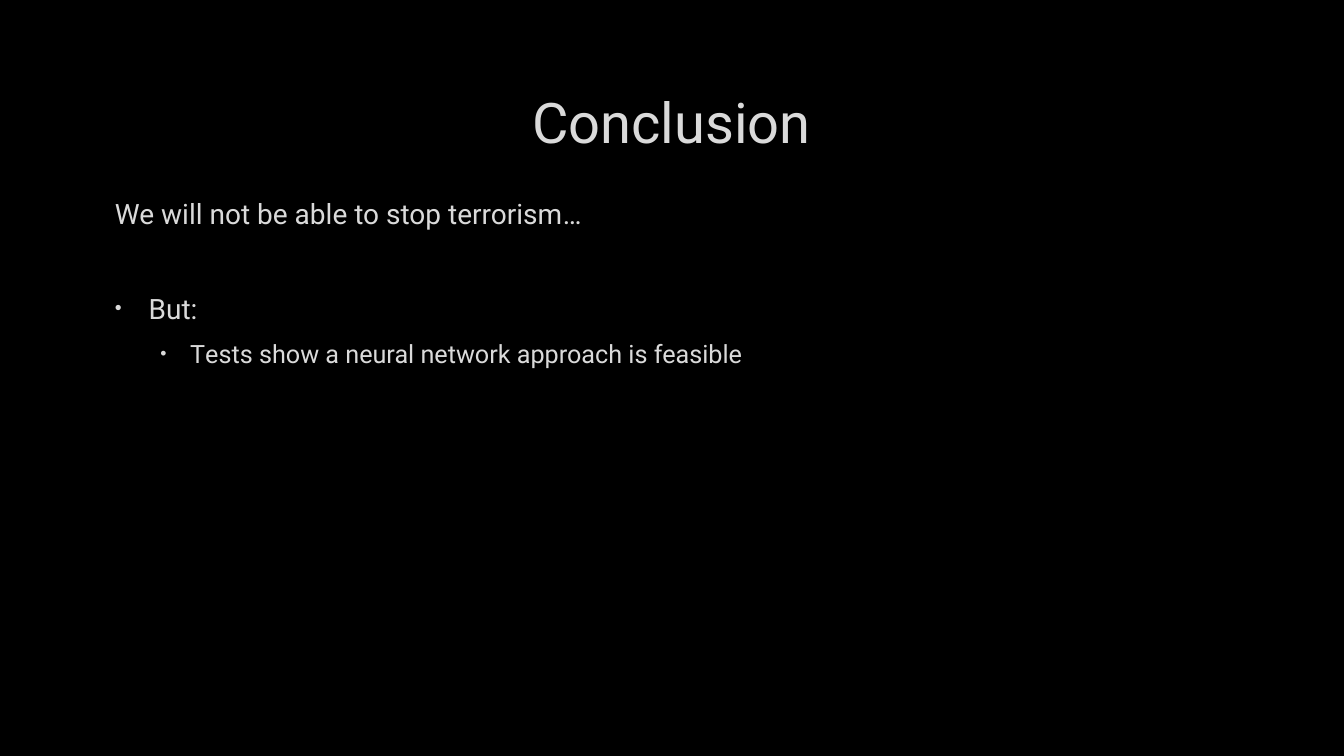
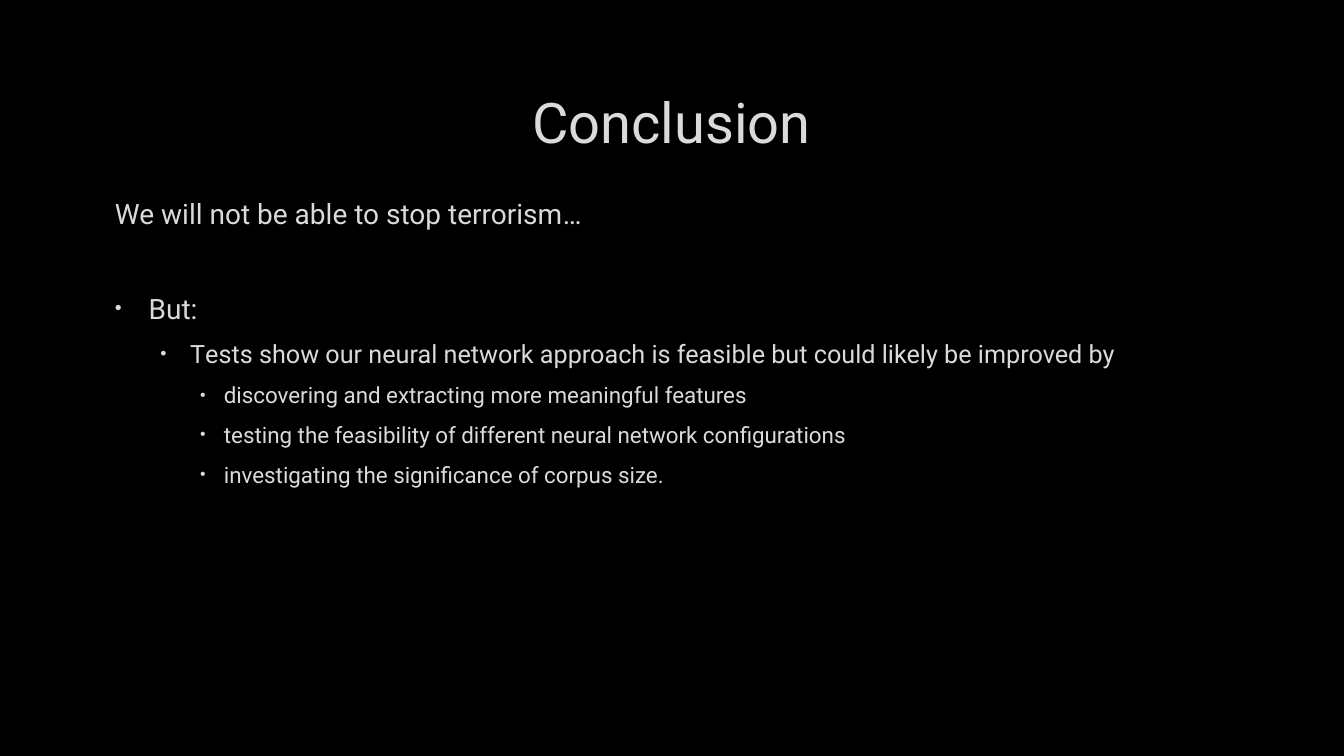
Before and after one commit to BradySheehan/Authorship_Verification, a slide deck: slide 16 of ai_project_presentation.pptx. Drawn at 1344x756 pixels with LibreOffice and Linux fonts; fonts in the diff are those of the drawing; background and template pictures are left out. Boxes give left, top, right and bottom in pixels: in the first picture for what was removed or moved away, otherwise in the second. Text is boxed around its words. In the diff, an @@ line names an element or a change of style, - is before the commit and + after.

Commit message:
Updated presentation slides

```diff
--- a/ai_project_presentation.pptx
+++ b/ai_project_presentation.pptx
@@ text at [190, 344, 1115, 488]: text changed; size 18 to 16 pt @@
-  • Tests show a neural network approach is feasible
+  • Tests show our neural network approach is feasible but could likely be improved by
+    • discovering and extracting more meaningful features
+    • testing the feasibility of different neural network configurations
+    • investigating the significance of corpus size.
```
Also in this commit, not shown: 2 other slides changed, 1 other file.
